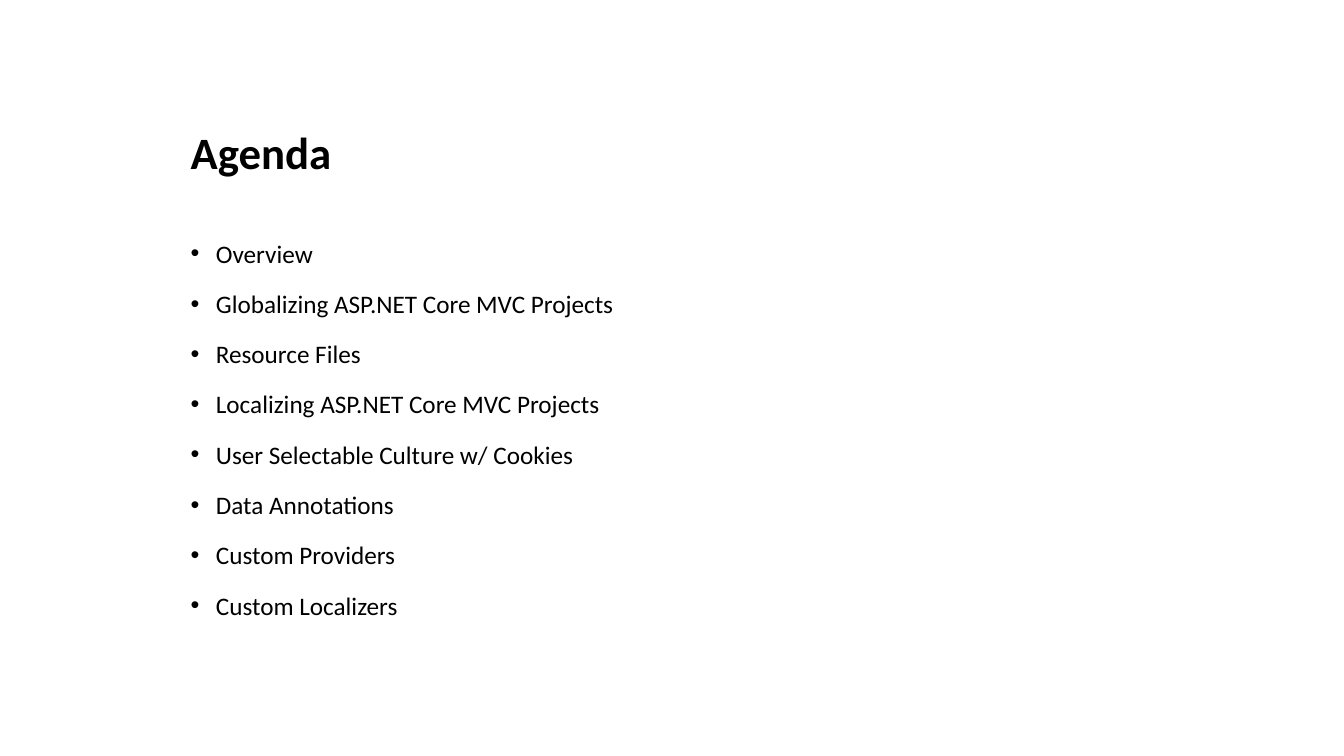
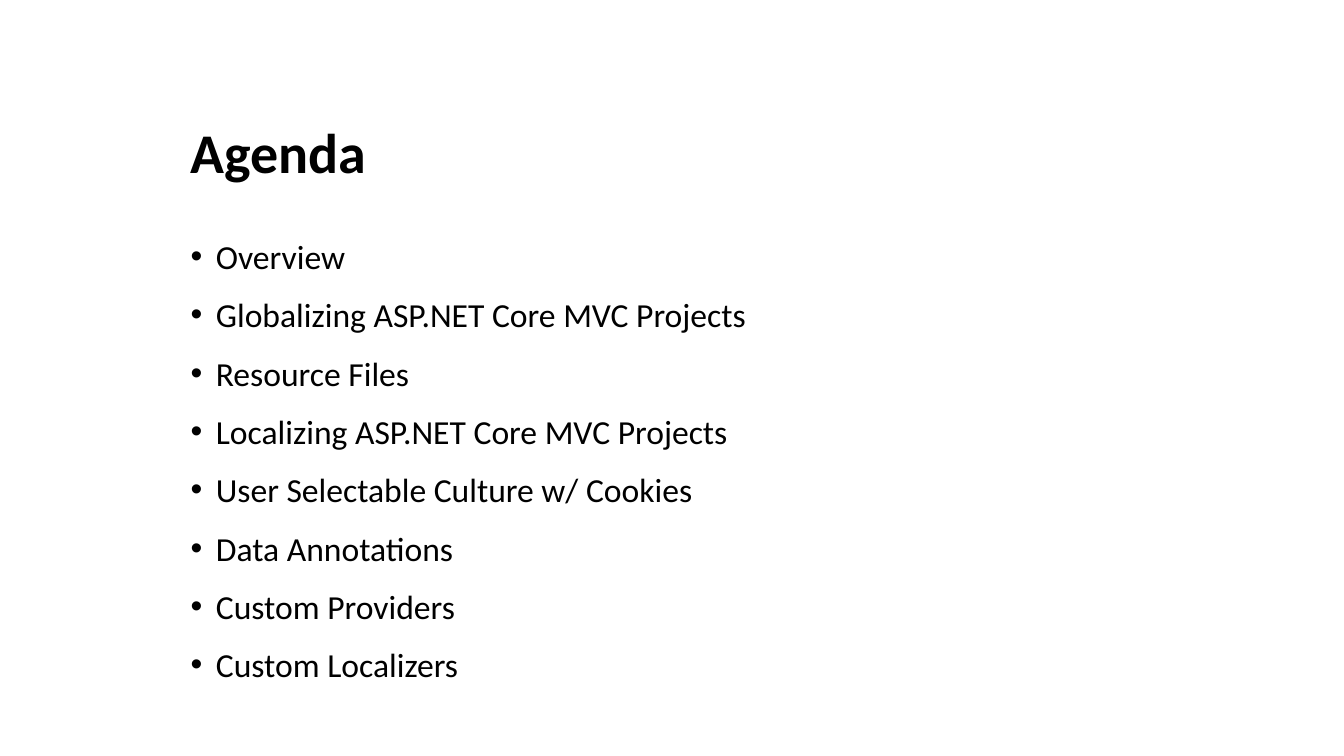
Before and after one commit to cwoodruff/ASPNETCore-I18n, a slide deck: slide 2 of Globalizing Your ASP.NET 8 Presence.pptx. Drawn at 1344x756 pixels with LibreOffice and Linux fonts; fonts in the diff are those of the drawing. Boxes give left, top, right and bottom in pixels: in the first picture for what was removed or moved away, otherwise in the second. Text is boxed around its words. In the diff, an @@ line names an element or a change of style, - is before the commit and + after.

```diff
--- a/Globalizing Your ASP.NET 8 Presence.pptx
+++ b/Globalizing Your ASP.NET 8 Presence.pptx
@@ title "Agenda" at box(191, 133, 367, 183): size 32 to 40 pt @@
@@ text "Overview" at box(216, 246, 746, 678): size 18 to 24 pt; line spacing 1.2 to 1.1 @@
```
Also in this commit, not shown: 23 other slides changed.
